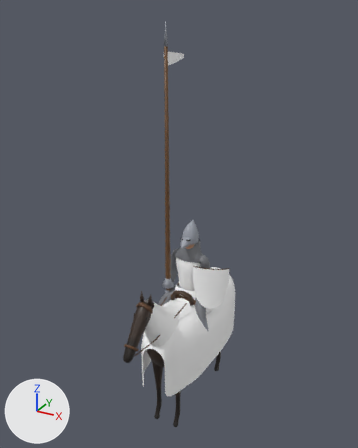
What one commit did to the glTF model game/assets/models/battle/cavalry_0.glb.
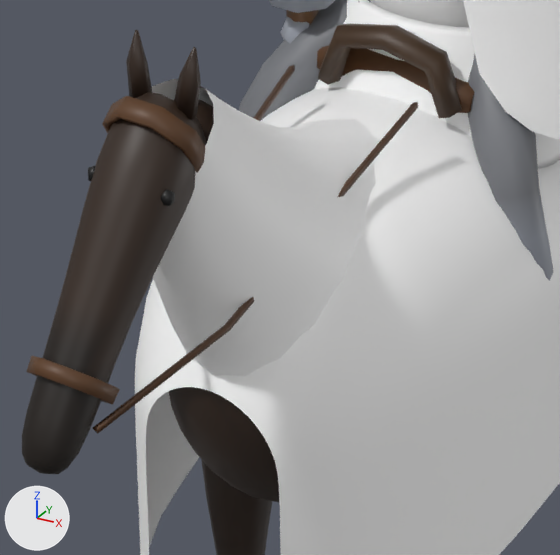
Old and new are each drawn whole from a camera (50 mm lens) standing at (2.55, -4.88, 5.07) and looking at (-0.07, -0.1, 2.68) and again close up on the part from 33% to 59% of the width and 64% to 84% of the height. The lights are fixed; the arrows at lower left show +X, +Y and +Z. The older version's two pictures come first. Vertices at exactly the same position are counted once.

The first close-up shows 'cavalry_0'.
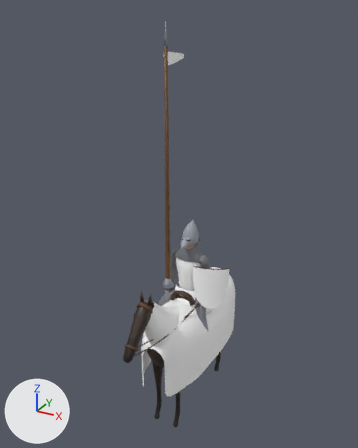
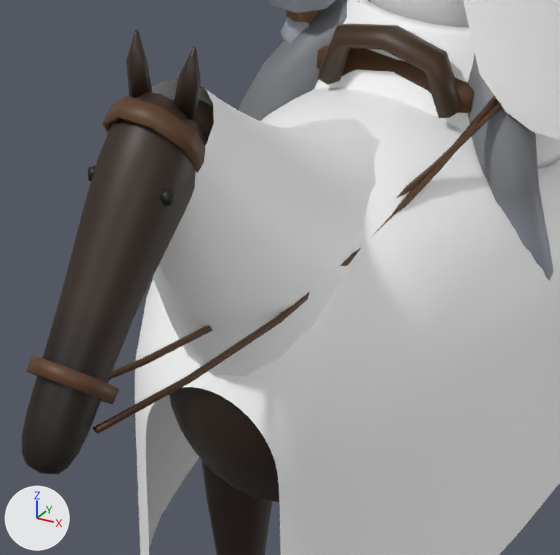
What the commit changed:
me_cavalry_0_piece_001 is used by ob_cavalry_0; location (0.0, 0.0, 0.0).
me_cavalry_0_piece_001 had 5134 vertices, 9886 faces and spanned x -0.38..0.56, y -1.43..1.19, z 0.0..4.93.
me_cavalry_0_piece_001 now has 5152 vertices, 9922 faces and spans x -0.38..0.56, y -1.43..1.19, z 0.0..4.93.
Part 1, on me_cavalry_0_piece_001:
6 vertices are removed from x -0.15..0.14, y -0.3, z 1.73..1.75.
14 faces are deleted.
6 vertices move from x -0.11..0.1, y -0.95, z 1.61..1.63 to x -0.01..0.1, y -1.08, z 1.59..1.6.
24 vertices are added at x 0.06..0.27, y -0.83..-0.07, z 1.56..1.71.
50 new faces join them.

What differs and where, as boxes (x1, y1, x2, y2) in the close-ups (560 x 555 px):
part 1 of me_cavalry_0_piece_001, reshaped: before (93, 65, 418, 433); after (93, 96, 502, 434)
